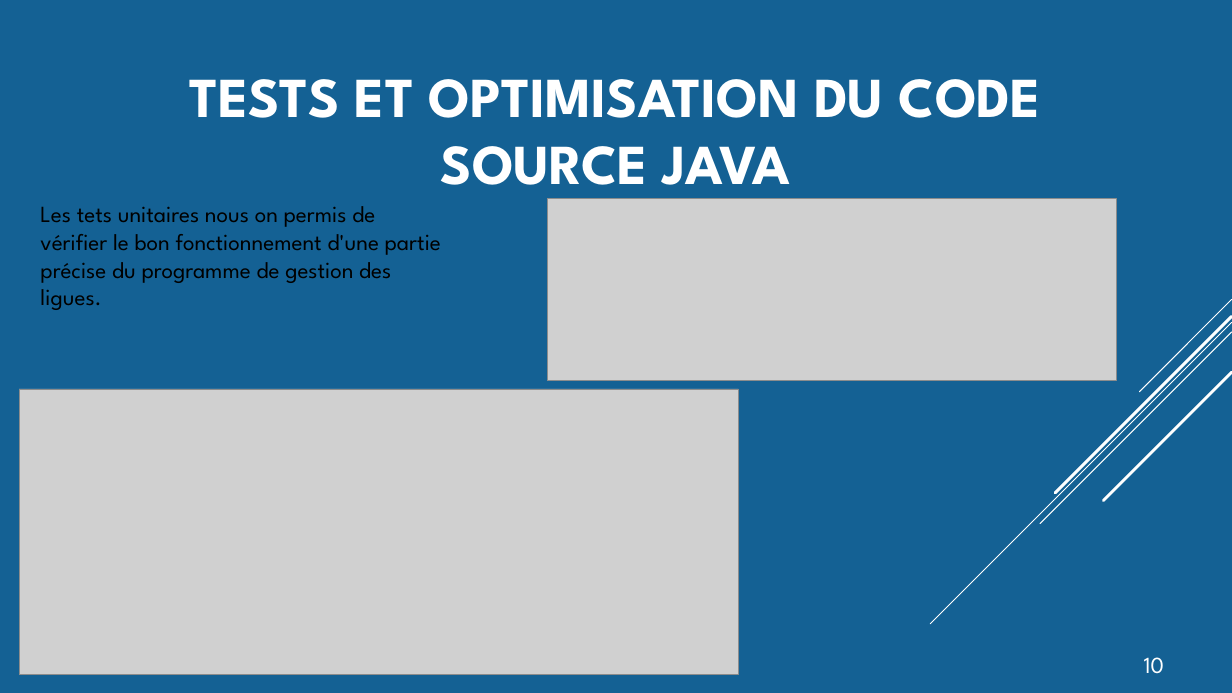
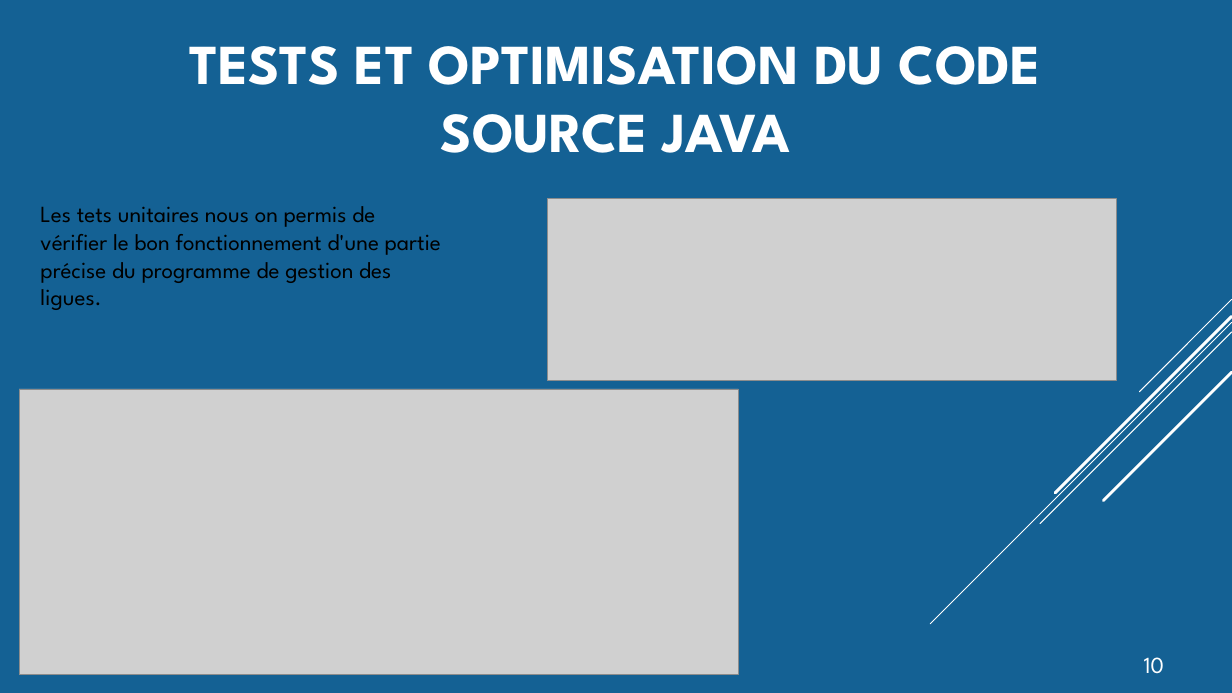
Before and after one commit to etemesgen/personnel, a slide deck: slide 11 of Gestion du Personnel.pptm. Drawn at 1232x693 pixels with LibreOffice and Linux fonts; fonts in the diff are those of the drawing; grey boxes stand for pictures. Boxes give left, top, right and bottom in pixels: in the first picture for what was removed or moved away, otherwise in the second. Text is boxed around its words. In the diff, an @@ line names an element or a change of style, - is before the commit and + after.

```diff
--- a/Gestion du Personnel.pptm
+++ b/Gestion du Personnel.pptm
@@ title "TESTS ET OPTIMISATION DU CODE ..." rewrapped from <box>189,79,1041,202</box> to <box>189,46,1041,153</box> @@
```
Also in this commit, not shown: 4 other slides changed, 3 slides added, 2 other files.
